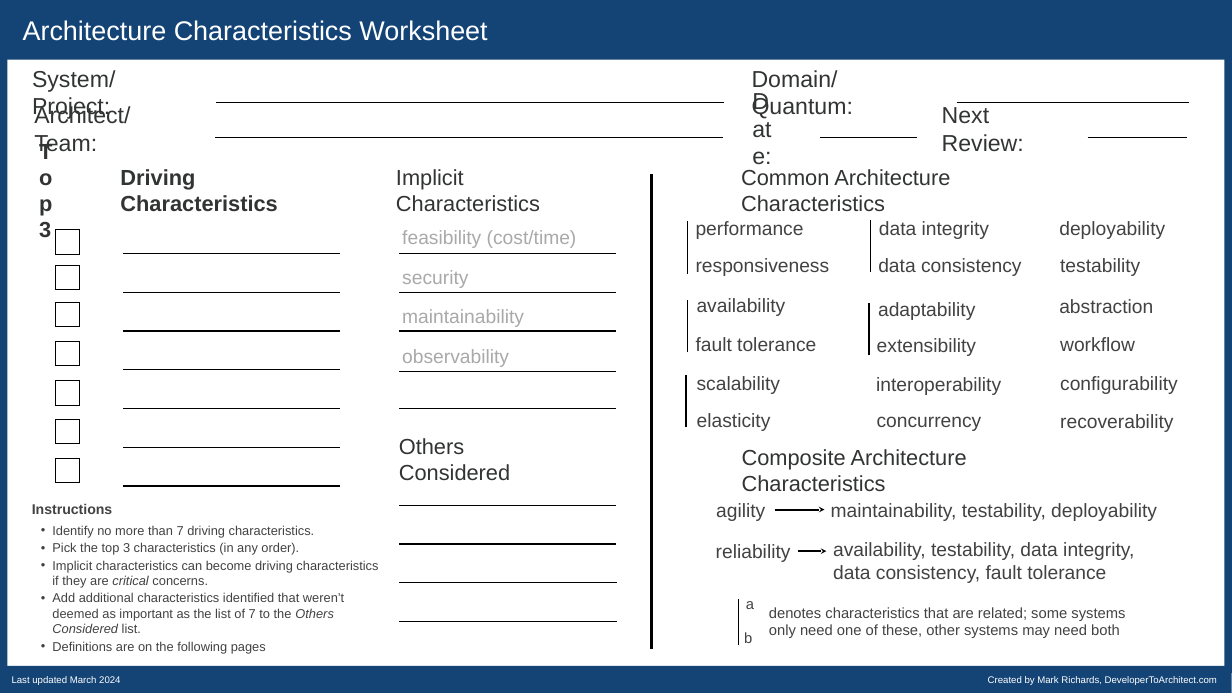
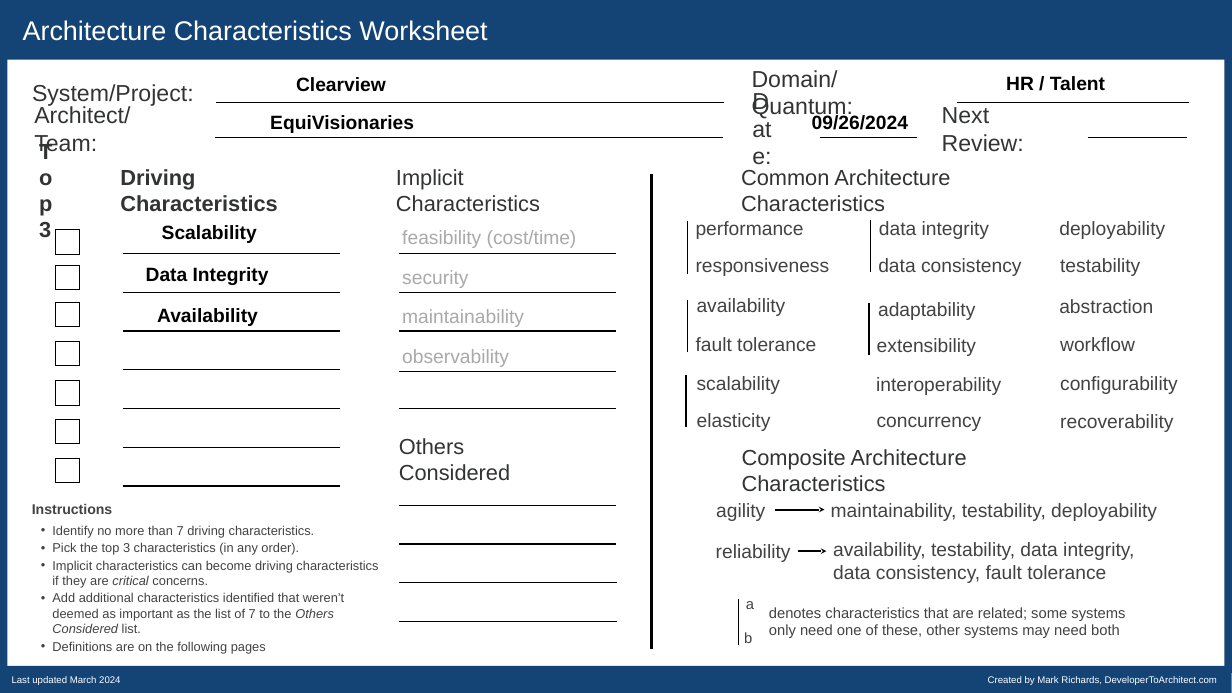
Before and after one commit to EquiVisionaries/EquiVisionaries, a slide deck: slide 1 of docs/architecture-characteristics-worksheet.pptx. Drawn at 1232x693 pixels with LibreOffice and Linux fonts; fonts in the diff are those of the drawing. Boxes give left, top, right and bottom in pixels: in the first picture for what was removed or moved away, otherwise in the second. Text is boxed around its words. In the diff, an @@ line names an element or a change of style, - is before the commit and + after.

```diff
--- a/docs/architecture-characteristics-worksheet.pptx
+++ b/docs/architecture-characteristics-worksheet.pptx
@@ text "System/Project:" rewrapped from (32,70,115,120) to (32,84,194,106) @@
@@ text added at (296,77,386,92), 30 pt, text #000000, bold @@
+Clearview
@@ text added at (1006,76,1105,91), 30 pt, text #000000, bold @@
+HR / Talent
@@ text added at (270,115,414,133), 30 pt, text #000000, bold @@
+EquiVisionaries
@@ text added at (812,115,908,130), 30 pt, text #000000, bold @@
+09/26/2024
@@ text added at (162,225,257,243), 30 pt, text #000000, bold @@
+Scalability
@@ text added at (146,267,269,285), 30 pt, text #000000, bold @@
+Data Integrity
@@ text added at (157,308,258,326), 30 pt, text #000000, bold @@
+Availability
```
